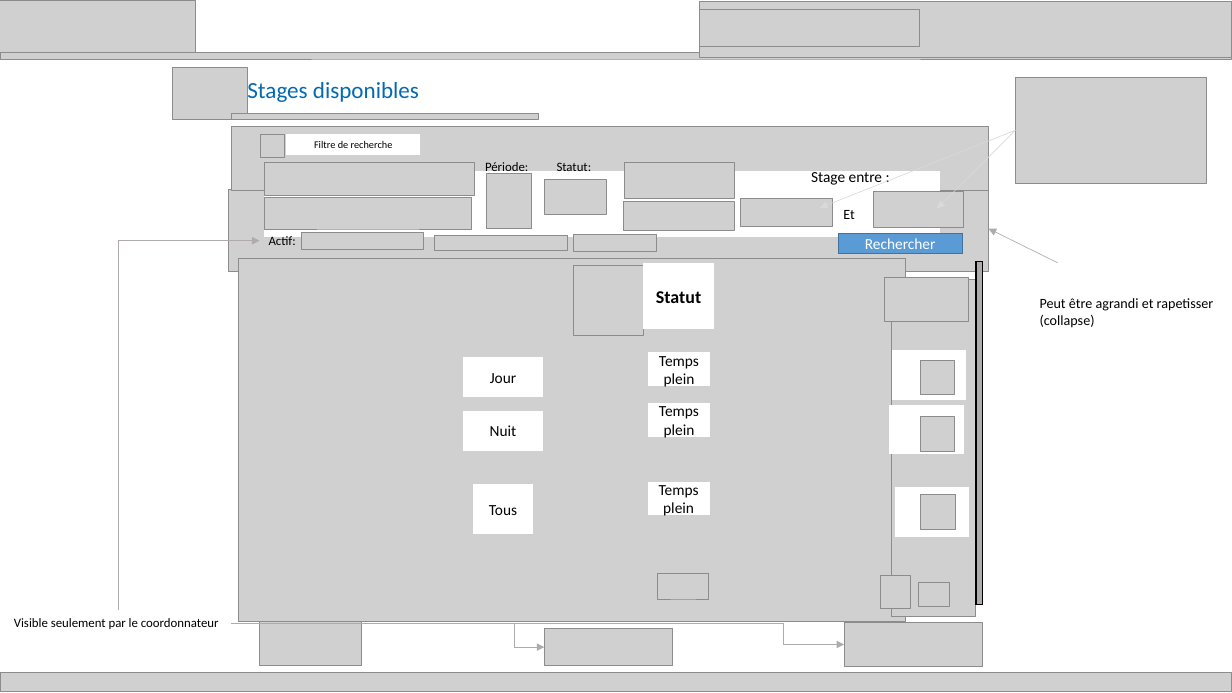
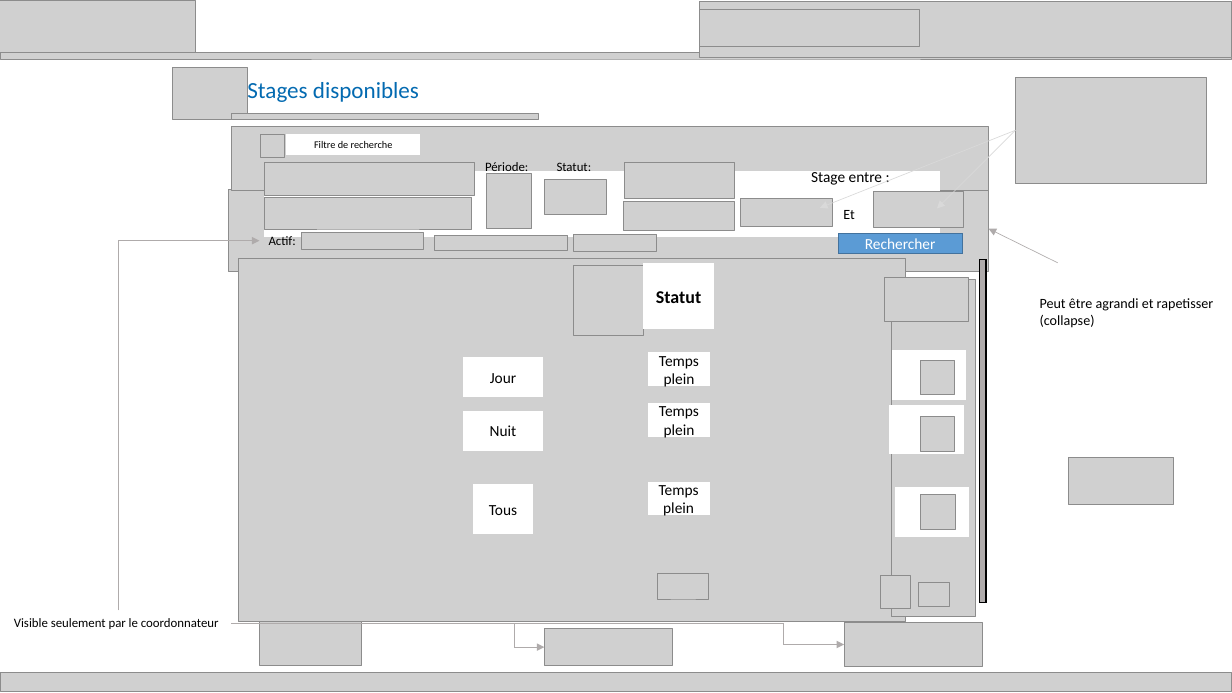
Before and after one commit to zacouse/GestionStages, a slide deck: slide 5 of Documentation/SchémaModificationMilieudeStage.pptx. Drawn at 1232x693 pixels with LibreOffice and Linux fonts; fonts in the diff are those of the drawing; grey boxes stand for pictures. Boxes give left, top, right and bottom in pixels: in the first picture for what was removed or moved away, otherwise in the second. Text is boxed around its words. In the diff, an @@ line names an element or a change of style, - is before the commit and + after.

```diff
--- a/Documentation/SchémaModificationMilieudeStage.pptx
+++ b/Documentation/SchémaModificationMilieudeStage.pptx
@@ rectangle moved from (x1=976, y1=262, x2=982, y2=604) to (x1=980, y1=260, x2=986, y2=603) @@
@@ picture added at (x1=1068, y1=457, x2=1174, y2=505) @@
```
Also in this commit, not shown: 6 other slides changed, 1 slide added, 2 other files.
